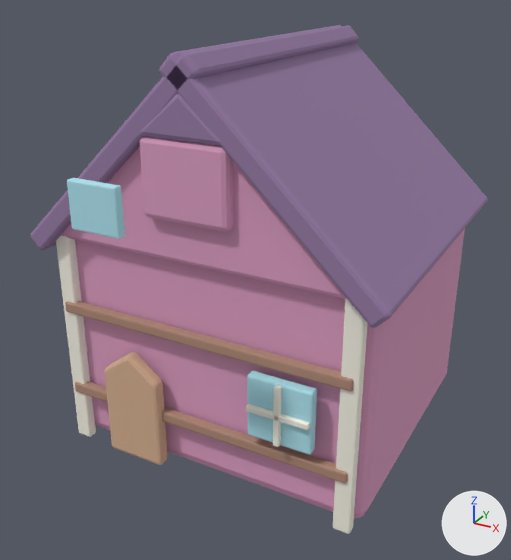
The glTF model assets/northern/northern_house_rose.glb, before and after one commit.
Rendered twice from a 50 mm camera at (7.9, -15.43, 11.36) aimed at (0.19, -1.4, 4.34). Lighting does not change. The marker at lower right points along +X, +Y and +Z. The older version comes first. Vertices at exactly the same position are counted once.

Names of what the first picture shows: 'northern_house_rose.001'.
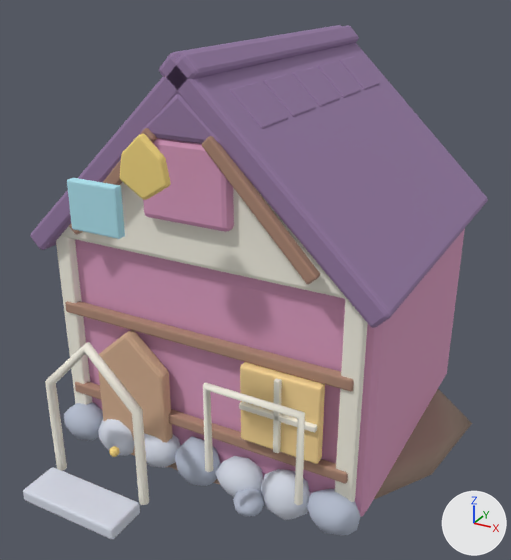
The change, as a list of edits to the scene's bpy script:
```text
Change me_back_gable_mesh_009:
    remove me_back_gable_mesh_009.from_pydata(...)  # 992 vertices, 1896 faces; spans x -4.47..4.47, y -10.43..0.46, z -5.62..4.39
    add me_back_gable_mesh_009.from_pydata(...)  # 3920 vertices, 7504 faces; spans x -5.38..5.33, y -10.43..0.61, z -5.7..4.39
    me_back_gable_mesh_009 part 1: the loose piece of 56 vertices spanning x 1.47..2.95, y -7.86..-7.74, z -2.97..-2.83 is scaled about its middle by (1.23, 1, 1)
    me_back_gable_mesh_009 part 2: the loose piece of 56 vertices spanning x 2.14..2.28, y -7.86..-7.74, z -3.64..-2.16 is scaled about its middle by (1, 1, 1.23)
    me_back_gable_mesh_009 part 3: the loose piece of 56 vertices spanning x -3.9..-3.48, y -7.53..-7.27, z -5.62..0.07 is copied, and the copy is multiplied about its middle by the matrix ((0.465, 0.0, 0.404), (0.0, 0.846, 0.0), (-0.443, 0.0, 0.425)), then moved by (1.89, -0.4, 4.41), in mat_mrn_wood (beige #af8976); it spans x -3.04..-0.56, y -7.91..-7.69, z 0.34..2.93
    me_back_gable_mesh_009 part 4: the loose piece of 56 vertices spanning x 2.14..2.28, y -7.86..-7.74, z -3.64..-2.16 is copied, and the copy is multiplied about its middle by the matrix ((1.472, 0.0, -1.567), (0.0, 1.833, 0.0), (1.4, 0.0, 1.647)), then moved by (-0.41, 0.0, 4.54), in mat_mrn_wood (beige #af8976); it spans x 0.56..3.04, y -7.91..-7.69, z 0.34..2.93
    me_back_gable_mesh_009 part 5: the loose piece of 56 vertices spanning x 1.44..2.99, y -7.75..-7.49, z -3.68..-2.12 is scaled about its middle by (1.23, 1, 1.23), in mat_mrn_window_warm (beige #ffdd99)
    me_back_gable_mesh_009 part 6: the loose piece of 70 vertices spanning x -2.6..-1.0, y -7.75..-7.41, z -5.5..-2.58 is rebuilt with 70 vertices and now spans x -2.8..-0.8, y -7.75..-7.41, z -5.5..-1.99
    me_back_gable_mesh_009 part 7: 1428 vertices added at x -3.79..3.79, y -9.05..-0.33, z 0.53..3.67
    me_back_gable_mesh_009 part 8: 716 vertices added at x -5.38..5.33, y -10.26..0.61, z -5.7..-1.58
    me_back_gable_mesh_009 part 9: 80 faces spanning x -4.04..4.04, y -7.54..-7.12, z 0.0..3.85 switch from mat_mrn_rose (pink #dd9ec2) to mat_mrn_cream (white #f8f5e7)
    other edits to the shape of me_back_gable_mesh_009 do not show in these pictures
    add me_back_gable_mesh_009.materials.append(mat_mrn_stone)  # pale blue #b8c0d3
    add me_back_gable_mesh_009.materials.append(mat_mrn_gold)  # yellow #f8da81
    add me_back_gable_mesh_009.materials.append(mat_mrn_stone_light)  # white #d7ddea
    add me_back_gable_mesh_009.materials.append(mat_mrn_earth)  # beige #a0897c
    add me_back_gable_mesh_009.materials.append(mat_mrn_leaf_rose)  # pink #da99ad
    add me_back_gable_mesh_009.materials.append(mat_mrn_leaf_gold)  # beige #e5c481
    add me_back_gable_mesh_009.materials.append(mat_mrn_window_warm)  # beige #ffdd99
```

What differs and where, as boxes [x1, y1, x2, y2] in the pictures (511 x 560 px; the box of a moved part takes in the faces that stretch with it):
'northern_house_rose.001', reshaped
    before: [30, 25, 488, 534]
    after: [23, 25, 488, 539]
part 1 of me_back_gable_mesh_009, moved or reshaped
    before: [246, 404, 310, 430]
    after: [239, 402, 317, 433]
part 2 of me_back_gable_mesh_009, moved or reshaped
    before: [273, 385, 282, 447]
    after: [273, 378, 282, 453]
part 3 of me_back_gable_mesh_009, added
    after: [69, 128, 157, 234]
part 4 of me_back_gable_mesh_009, added (beige)
    after: [202, 136, 320, 284]
part 5 of me_back_gable_mesh_009, moved or reshaped
    before: [247, 371, 317, 455]
    after: [240, 362, 325, 464]
part 6 of me_back_gable_mesh_009, rebuilt (21% wider, 21% taller)
    before: [105, 352, 167, 465]
    after: [98, 330, 173, 467]
part 7 of me_back_gable_mesh_009, added
    after: [119, 56, 380, 200]
part 8 of me_back_gable_mesh_009, added
    after: [23, 342, 472, 539]
part 9 of me_back_gable_mesh_009, recoloured (pink to white)
    before: [61, 147, 346, 299]
    after: [61, 182, 346, 299]
